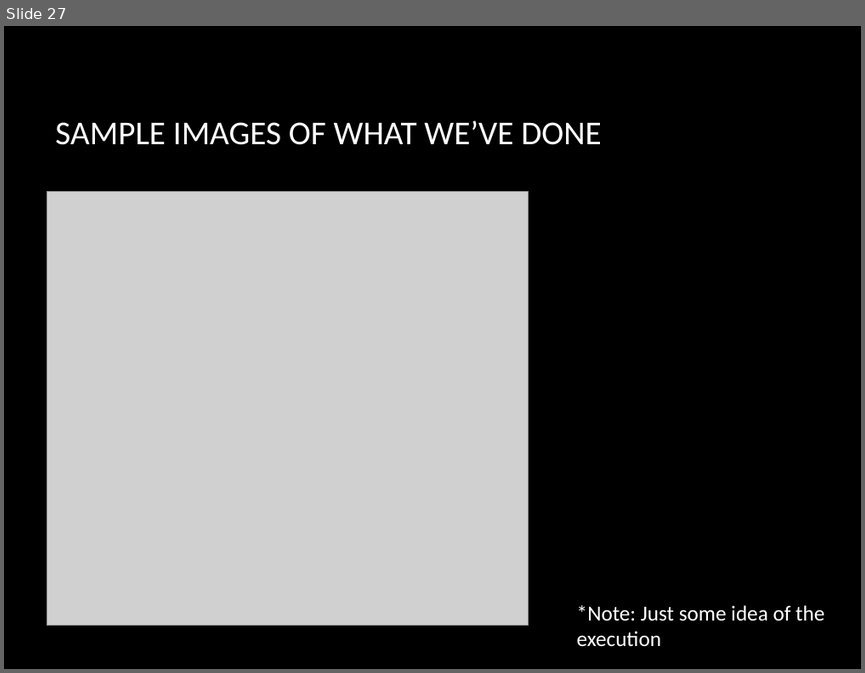
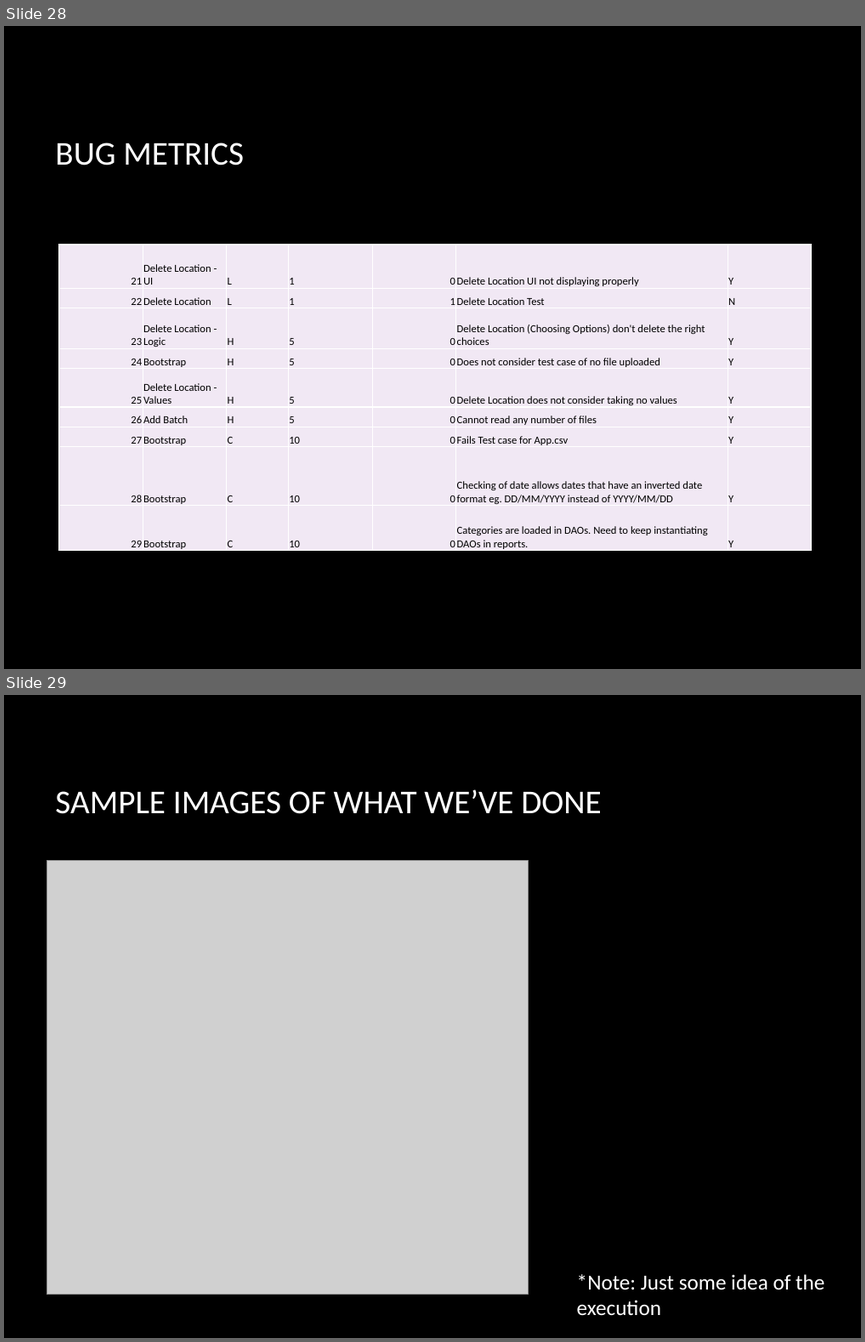
Before and after one commit to jerots/SMUAnalytics, a slide deck: presentations/Supervisor Review (week 9).pptx. Shown one above the other, each under a label of ours: slide 27 before the commit, slides 28 and 29 after it. The pictures are 865x673 and 865x1342 pixels, drawn with LibreOffice and Linux fonts; fonts in the diff are those of the drawing; grey boxes stand for pictures; background and template pictures are left out. Boxes give left, top, right and bottom in pixels: in the first picture for what was removed or moved away, otherwise in the second. Text is boxed around its words. In the diff, an @@ line names an element or a change of style, - is before the commit and + after.

Commit message:
Created test cases for Add Batch Updated Bug metrics Updated Presentation for Supervisor Meeting with bug Metrics

```diff
--- a/presentations/Supervisor Review (week 9).pptx
+++ b/presentations/Supervisor Review (week 9).pptx
@@ slide 28 added at <box>4,26,861,669</box>, background picture (left out) @@
@@ title added at <box>55,142,244,165</box>, 28 pt, text #FFFFFF @@
+BUG METRICS
@@ table added at <box>59,244,812,552</box>, 9 rows, 7 columns @@
+21 | Delete Location - UI | L | 1 | 0 | Delete Location UI not displaying properly | Y
+22 | Delete Location | L | 1 | 1 | Delete Location Test | N
+23 | Delete Location - Logic | H | 5 | 0 | Delete Location (Choosing Options) don't delete the right choices | Y
+24 | Bootstrap | H | 5 | 0 | Does not consider test case of no file uploaded | Y
+25 | Delete Location - Values | H | 5 | 0 | Delete Location does not consider taking no values | Y
+26 | Add Batch | H | 5 | 0 | Cannot read any number of files | Y
+27 | Bootstrap | C | 10 | 0 | Fails Test case for App.csv | Y
+28 | Bootstrap | C | 10 | 0 | Checking of date allows dates that have an inverted date format eg. DD/MM/YYYY instead of YYYY/MM/DD | Y
+29 | Bootstrap | C | 10 | 0 | Categories are loaded in DAOs. Need to keep instantiating DAOs in reports. | Y
@@ what was slide 27 is now slide 29 @@
```
Also in this commit, not shown: 2 slides changed, 1 other slide added, 6 other files.
